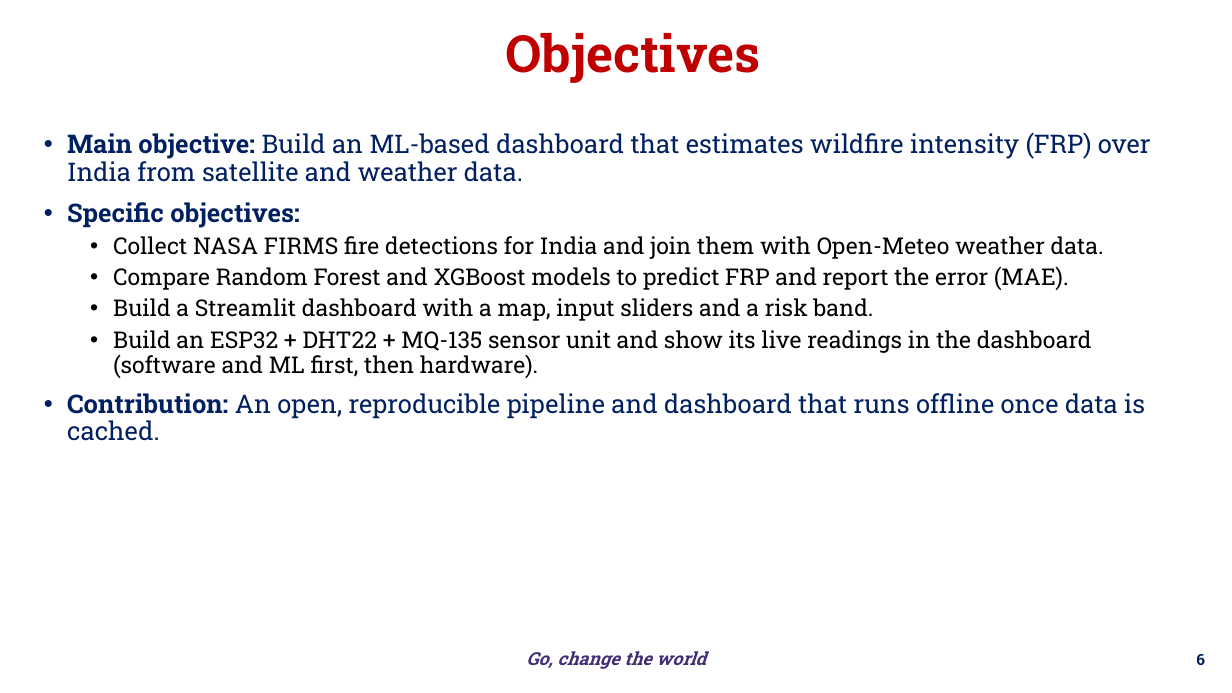
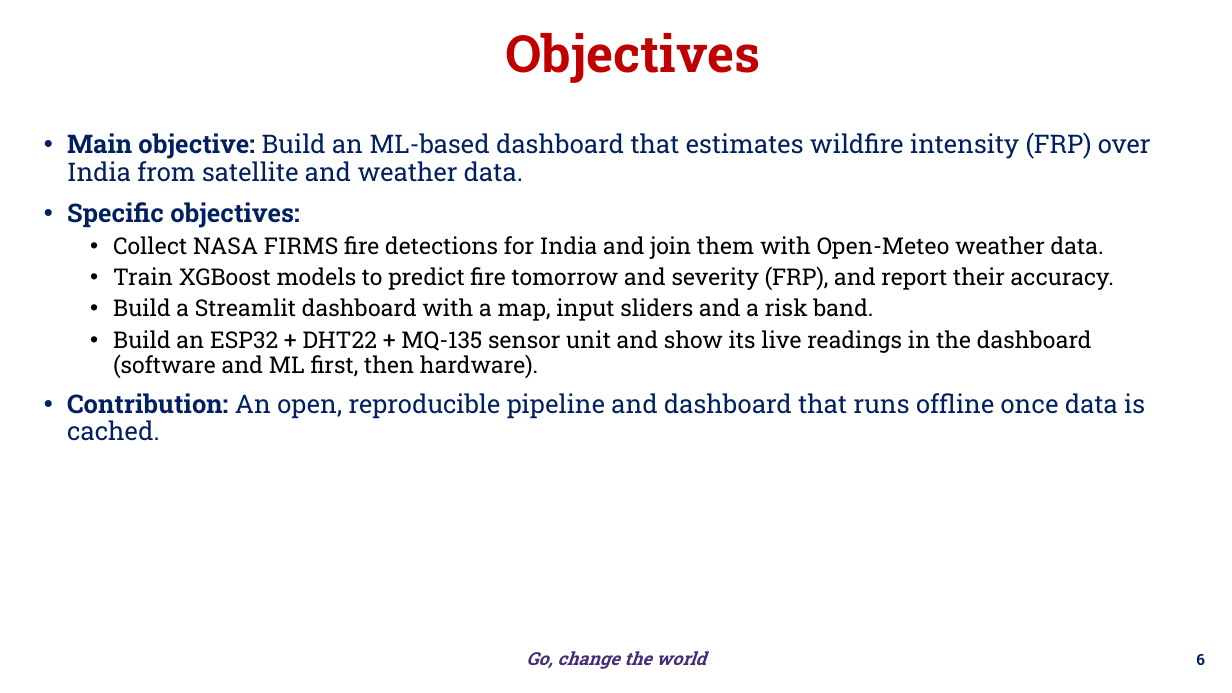
Before and after one commit to bnsama29-cloud/wildfire-estimation-evs, a slide deck: slide 6 of docs/EL_Phase1_Wildfire.pptx. Drawn at 1232x693 pixels with LibreOffice and Linux fonts; fonts in the diff are those of the drawing; background and template pictures are left out. Boxes give left, top, right and bottom in pixels: in the first picture for what was removed or moved away, otherwise in the second. Text is boxed around its words. In the diff, an @@ line names an element or a change of style, - is before the commit and + after.

```diff
--- a/docs/EL_Phase1_Wildfire.pptx
+++ b/docs/EL_Phase1_Wildfire.pptx
@@ text at (113, 266, 1114, 290): text changed @@
-  • Compare Random Forest and XGBoost models to predict FRP and report the error (MAE).
+  • Train XGBoost models to predict fire tomorrow and severity (FRP), and report their accuracy.
```
Also in this commit, not shown: 4 other slides changed, 3 other files.
